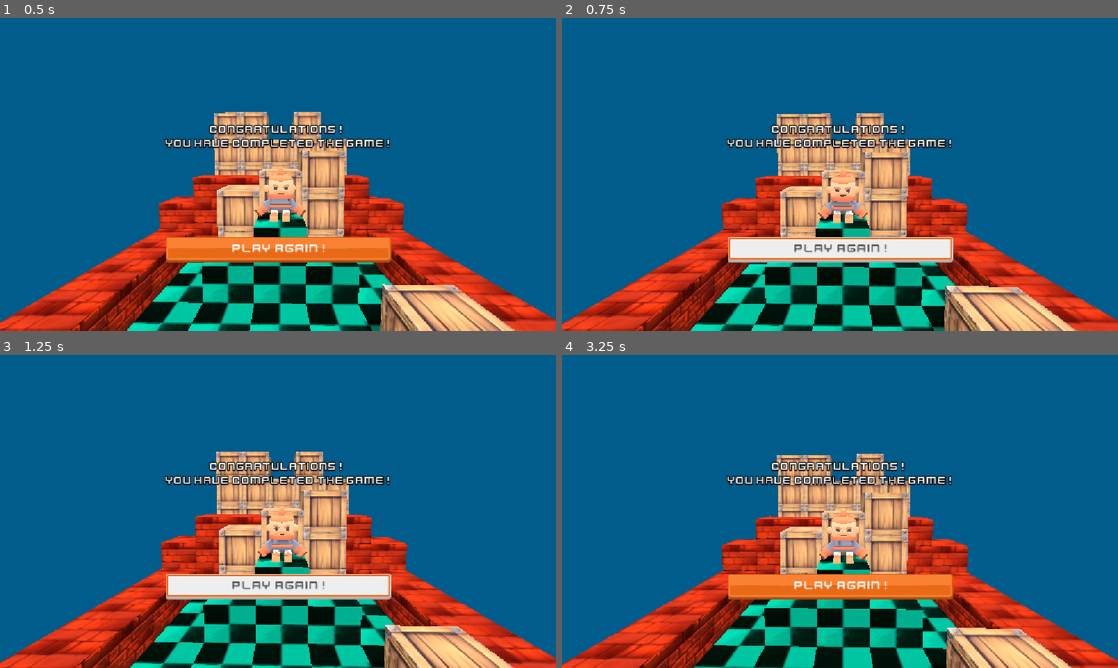
Above: before the commit, frames 1-4 (two rows, left to right).
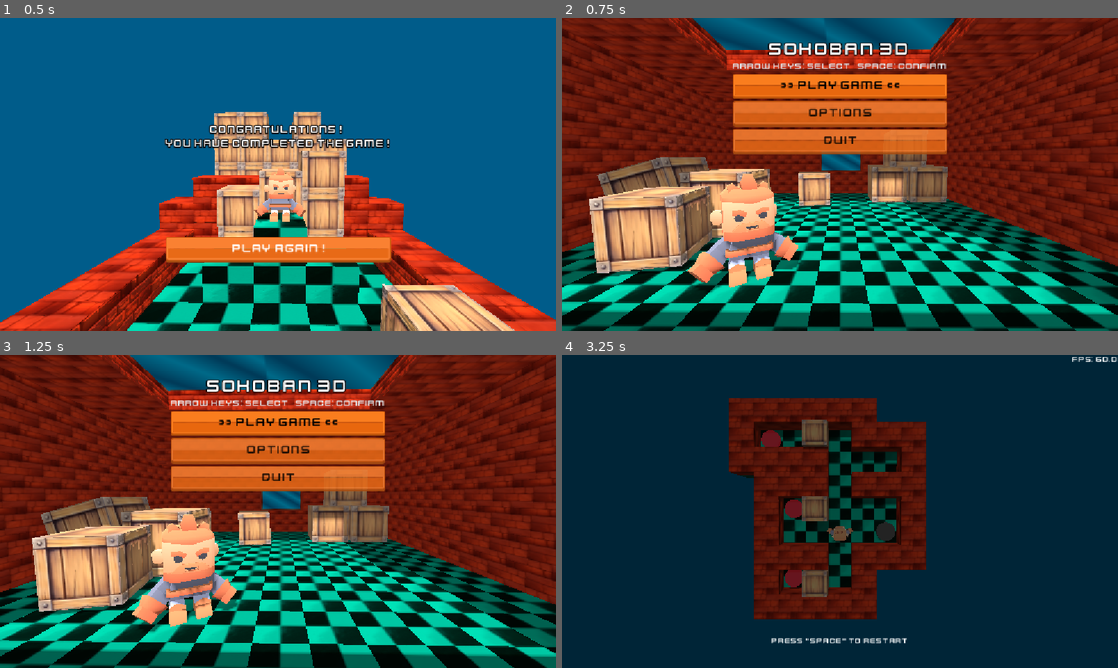
Above: after the commit, the same moments.

Repository: DrZanuff/sokoban-3d
Game: Godot game, scene res://scenes/game-level/win.tscn
The game is run twice, just before and just after one commit, with the same random seed, the same clock (stepped at 60 frames per second) and the same inputs. This scene is started directly instead of the project's main scene.
Inputs (mouse positions are in pixels of both pictures, inside the frame that each line leads up to):
- Up to frame 1 (0.5 s): no input
- Up to frame 2 (0.75 s): click "PLAY AGAIN!" at 0.5 s
- Up to frame 3 (1.25 s): no input
- Up to frame 4 (3.25 s): click (840, 586) at 1.25 s, where only the run before the commit has a clickable "PLAY AGAIN!"; click (840, 586) at 2 s, where only the run before the commit has a clickable "PLAY AGAIN!"; click (840, 423) at 2.75 s, where only the run after the commit has a clickable ">> Play Game <<"

Frame 1 is identical in both runs. In frame 2, 93% of the frame differs, in the area x 0-100%, y 0-100%; in frame 3, 93%; in frame 4, 100%.

Commit message:
Wire win screen play again and space to menu

Diff:
--- /dev/null
+++ b/scenes/game-level/win.gd
@@ -0,0 +1,32 @@
+extends GameLevel
+
+const MENU_SCENE_PATH := "res://menu.tscn"
+
+@onready var _play_again_button: Button = $"WinUI/MarginContainer/VBoxContainer/Button"
+
+var _is_returning_to_menu: bool = false
+
+
+func _ready() -> void:
+	super._ready()
+	_play_again_button.pressed.connect(_return_to_menu)
+
+
+func _unhandled_input(event: InputEvent) -> void:
+	if _is_returning_to_menu:
+		return
+
+	if not event.is_pressed() or event.is_echo():
+		return
+
+	if event is InputEventKey and event.keycode == KEY_SPACE:
+		_return_to_menu()
+		get_viewport().set_input_as_handled()
+
+
+func _return_to_menu() -> void:
+	if _is_returning_to_menu:
+		return
+
+	_is_returning_to_menu = true
+	get_tree().change_scene_to_file(MENU_SCENE_PATH)
--- a/scenes/game-level/win.tscn
+++ b/scenes/game-level/win.tscn
@@ -1,6 +1,6 @@
 [gd_scene format=3 uid="uid://cdaut0i0ql5nk"]
 
-[ext_resource type="Script" uid="uid://leh8gce814n4" path="res://scenes/game-level/game_level.gd" id="1_a53dx"]
+[ext_resource type="Script" path="res://scenes/game-level/win.gd" id="1_a53dx"]
 [ext_resource type="PackedScene" uid="uid://be8qbmt0fe144" path="res://scenes/player/player.tscn" id="2_3ngyp"]
 [ext_resource type="MeshLibrary" uid="uid://b38dwrtp82e5m" path="res://scenes/grid-map/mesh_library.tres" id="3_imqhd"]
 [ext_resource type="PackedScene" uid="uid://dldwmgq8ww6gp" path="res://scenes/box/Box.tscn" id="4_sgpcs"]
Not shown, added: scenes/game-level/win.gd.uid
